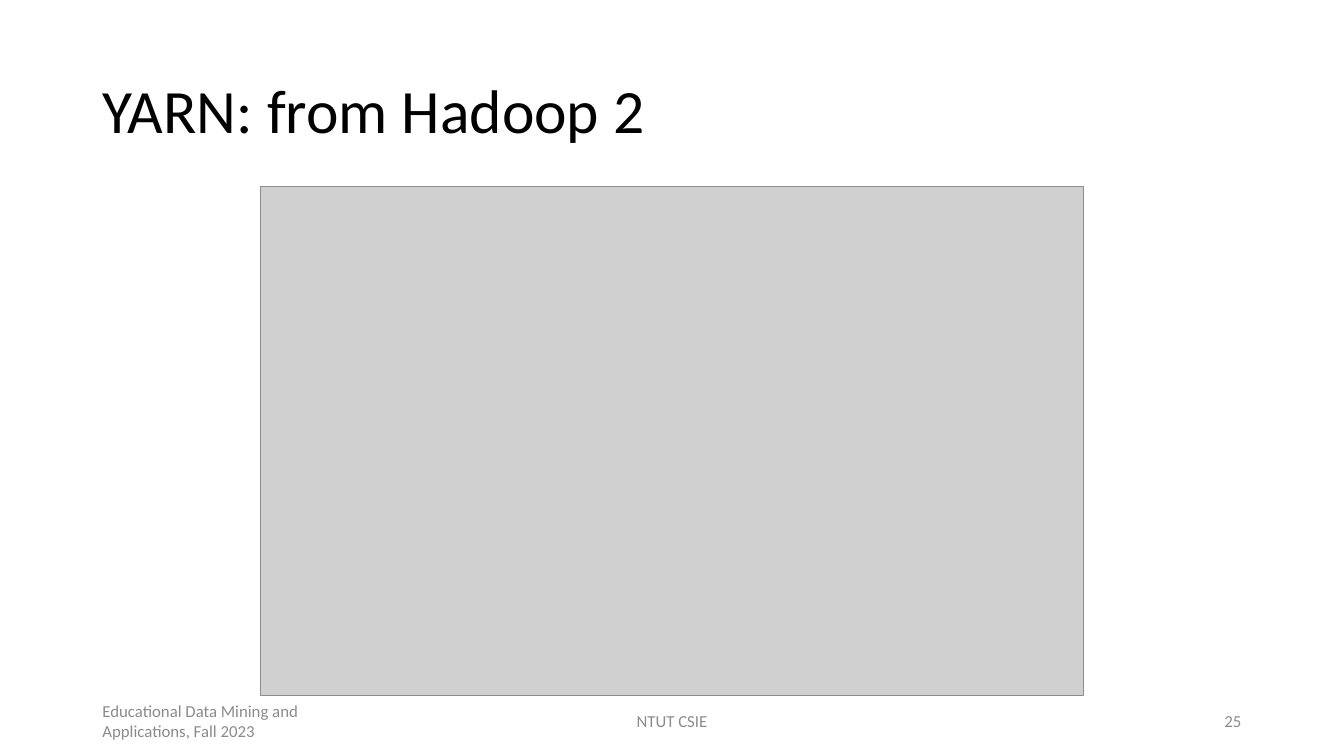
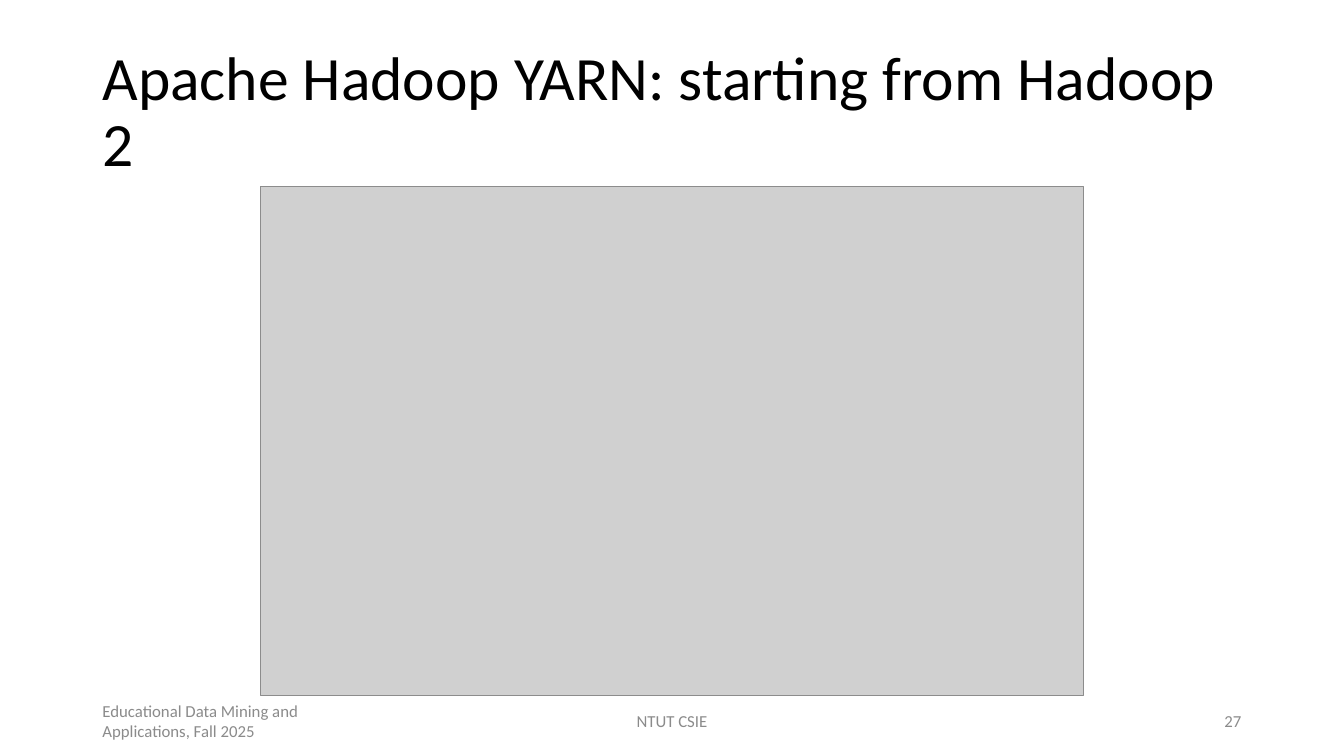
Before and after one commit to chriswjh/chriswjh.github.io, a slide deck: slide 27 of EDM/distributed_platforms.pptx (slide 25 before the commit). Drawn at 1344x756 pixels with LibreOffice and Linux fonts; fonts in the diff are those of the drawing; grey boxes stand for pictures. Boxes give left, top, right and bottom in pixels: in the first picture for what was removed or moved away, otherwise in the second. Text is boxed around its words. In the diff, an @@ line names an element or a change of style, - is before the commit and + after.

```diff
--- a/EDM/distributed_platforms.pptx
+++ b/EDM/distributed_platforms.pptx
@@ title at box(102, 57, 1214, 166): text changed @@
-YARN: from Hadoop 2
+Apache Hadoop YARN: starting from Hadoop 2
@@ text at box(102, 705, 298, 740): text changed @@
-Educational Data Mining and Applications, Fall 2023
+Educational Data Mining and Applications, Fall 2025
@@ page number at box(1224, 716, 1241, 727): text changed @@
-25
+27
```
Also in this commit, not shown: 44 other slides changed, 2 slides added, 1 other file.
